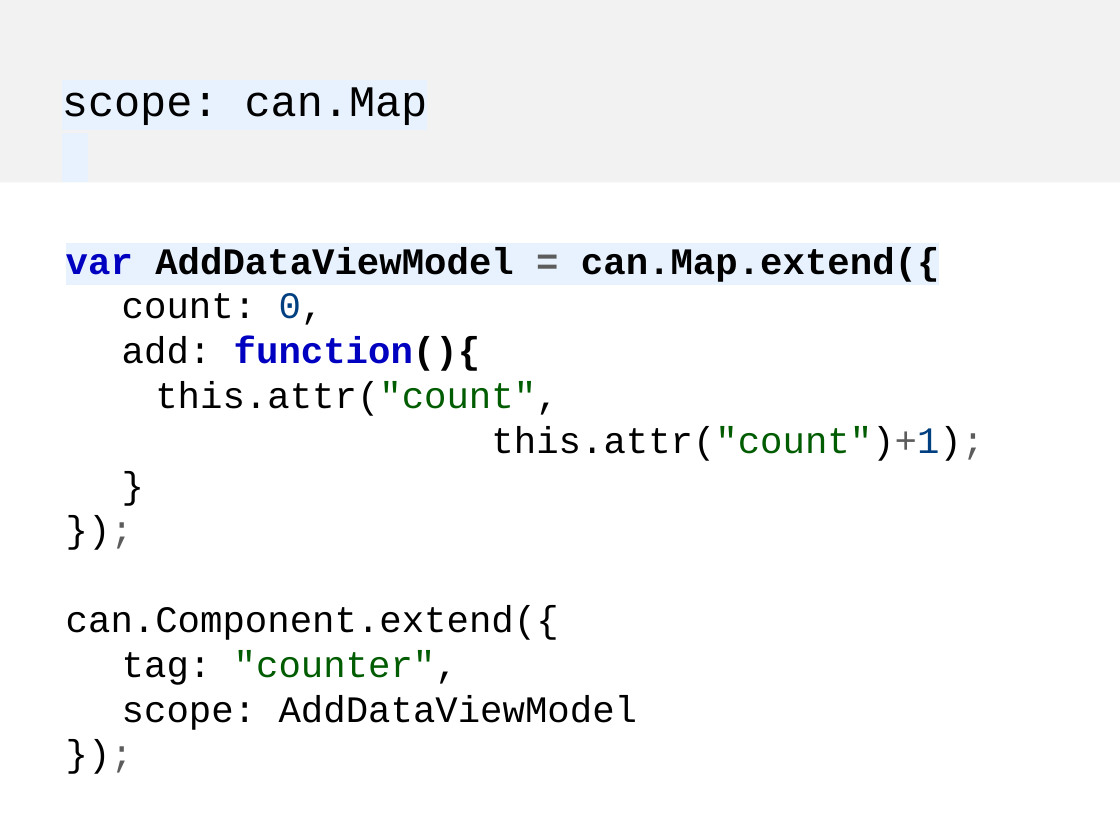
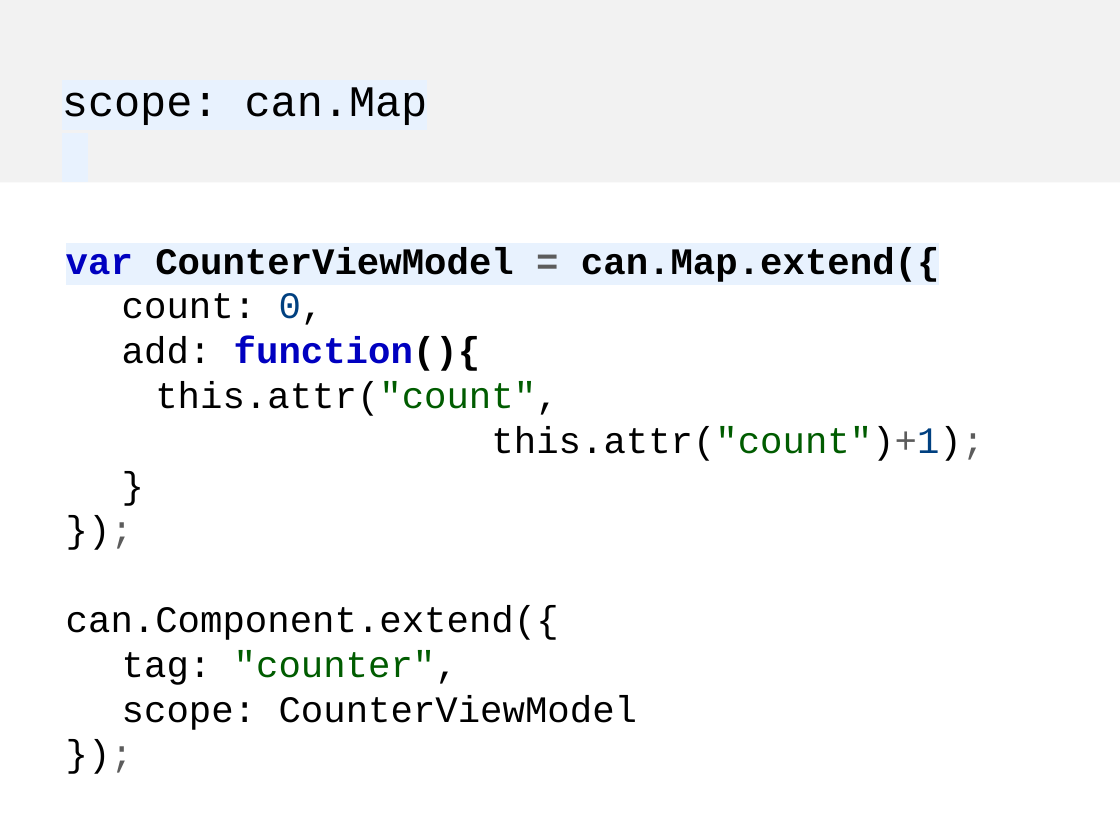
Before and after one commit to canjs/can-meetup, a slide deck: slide 25 of 6_component/canjs-component.pptx. Drawn at 1120x840 pixels with LibreOffice and Linux fonts; fonts in the diff are those of the drawing. Boxes give left, top, right and bottom in pixels: in the first picture for what was removed or moved away, otherwise in the second. Text is boxed around its words. In the diff, an @@ line names an element or a change of style, - is before the commit and + after.

```diff
--- a/6_component/canjs-component.pptx
+++ b/6_component/canjs-component.pptx
@@ text at (66,247,940,282): text changed @@
-var AddDataViewModel = can.Map.extend({
+var CounterViewModel = can.Map.extend({
@@ text at (122,695,638,730): text changed @@
-scope: AddDataViewModel
+scope: CounterViewModel
```
Also in this commit, not shown: 6 other slides changed, 6 slides added, 20 slides removed, 16 other files.
